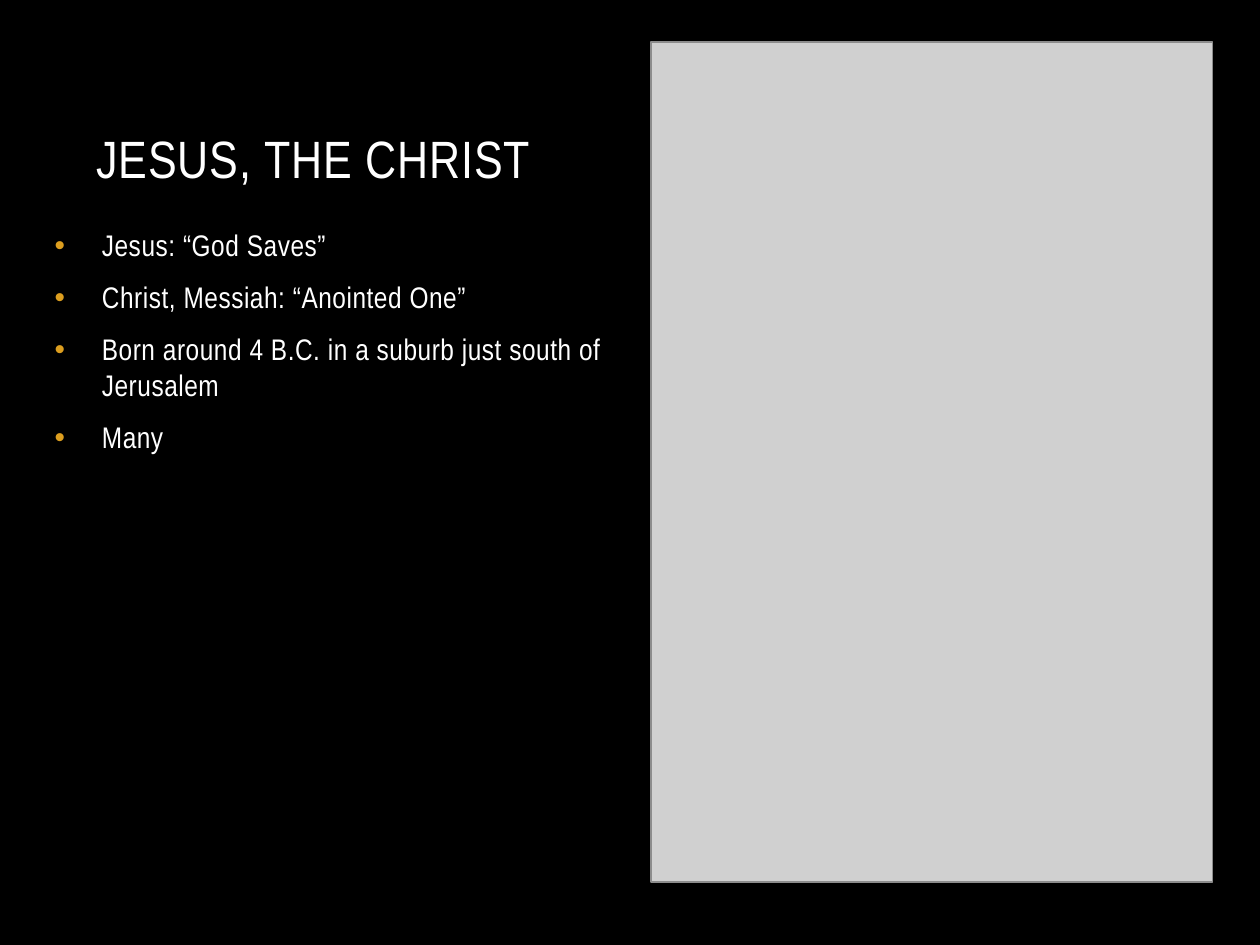
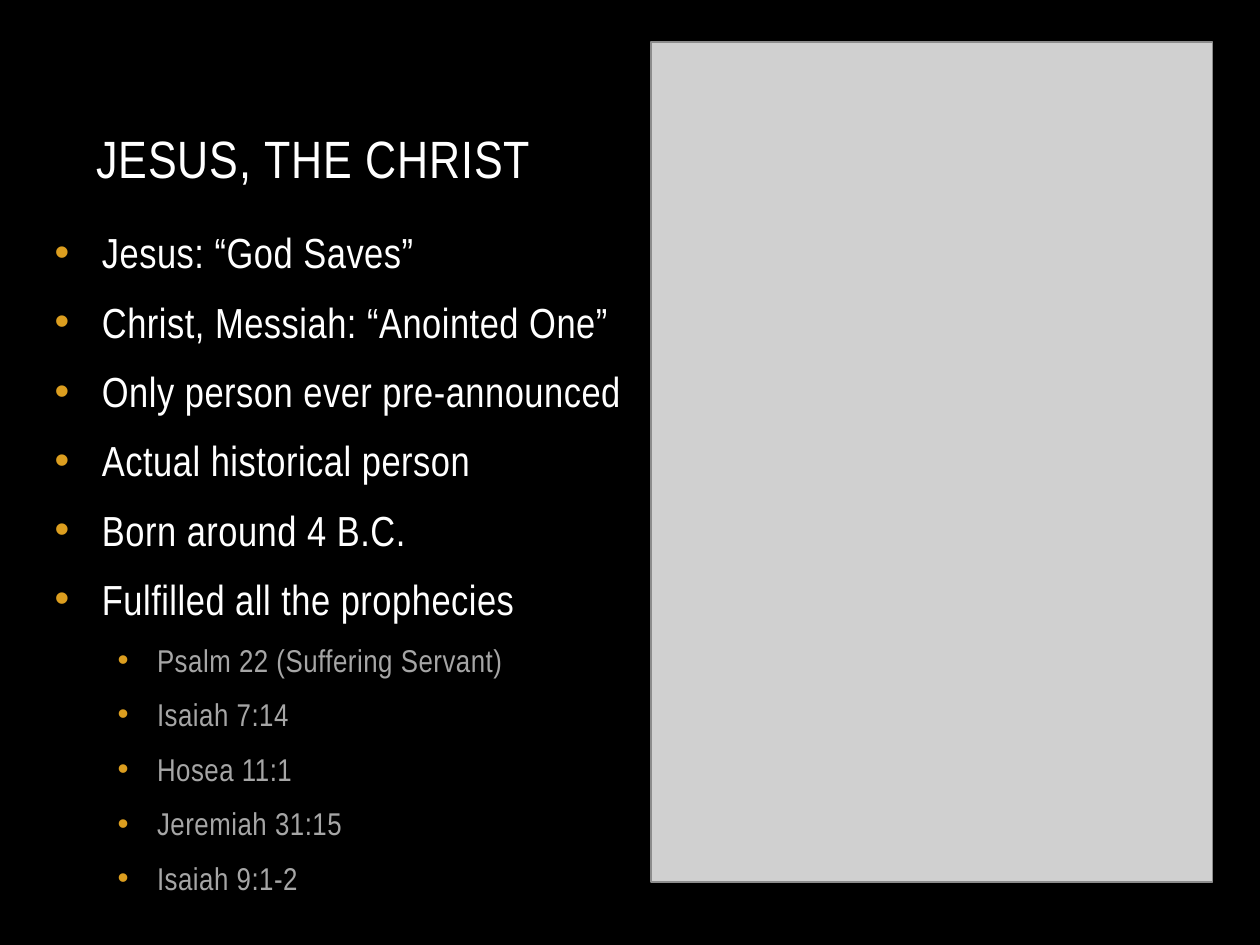
Before and after one commit to chadmyers/junkdrawer, a slide deck: slide 10 of adultconfirmation/theologicalbasics.pptx. Drawn at 1260x945 pixels with LibreOffice and Linux fonts; fonts in the diff are those of the drawing; grey boxes stand for pictures. Boxes give left, top, right and bottom in pixels: in the first picture for what was removed or moved away, otherwise in the second. Text is boxed around its words. In the diff, an @@ line names an element or a change of style, - is before the commit and + after.

```diff
--- a/adultconfirmation/theologicalbasics.pptx
+++ b/adultconfirmation/theologicalbasics.pptx
@@ text at [102, 237, 607, 344]: size 17 to 24 pt in "Jesus: “God Saves”", "Christ, Messiah: “Anointed One”"; more space between paragraphs @@
@@ text at [102, 376, 620, 891]: text changed; size 17 to 24 pt @@
-• Born around 4 B.C. in a suburb just south of Jerusalem
-• Many
+• Only person ever pre-announced
+• Actual historical person
+• Born around 4 B.C.
+• Fulfilled all the prophecies
+  • Psalm 22 (Suffering Servant)
+  • Isaiah 7:14
+  • Hosea 11:1
+  • Jeremiah 31:15
+  • Isaiah 9:1-2
```
Also in this commit, not shown: 2 other slides changed, 11 slides added.
